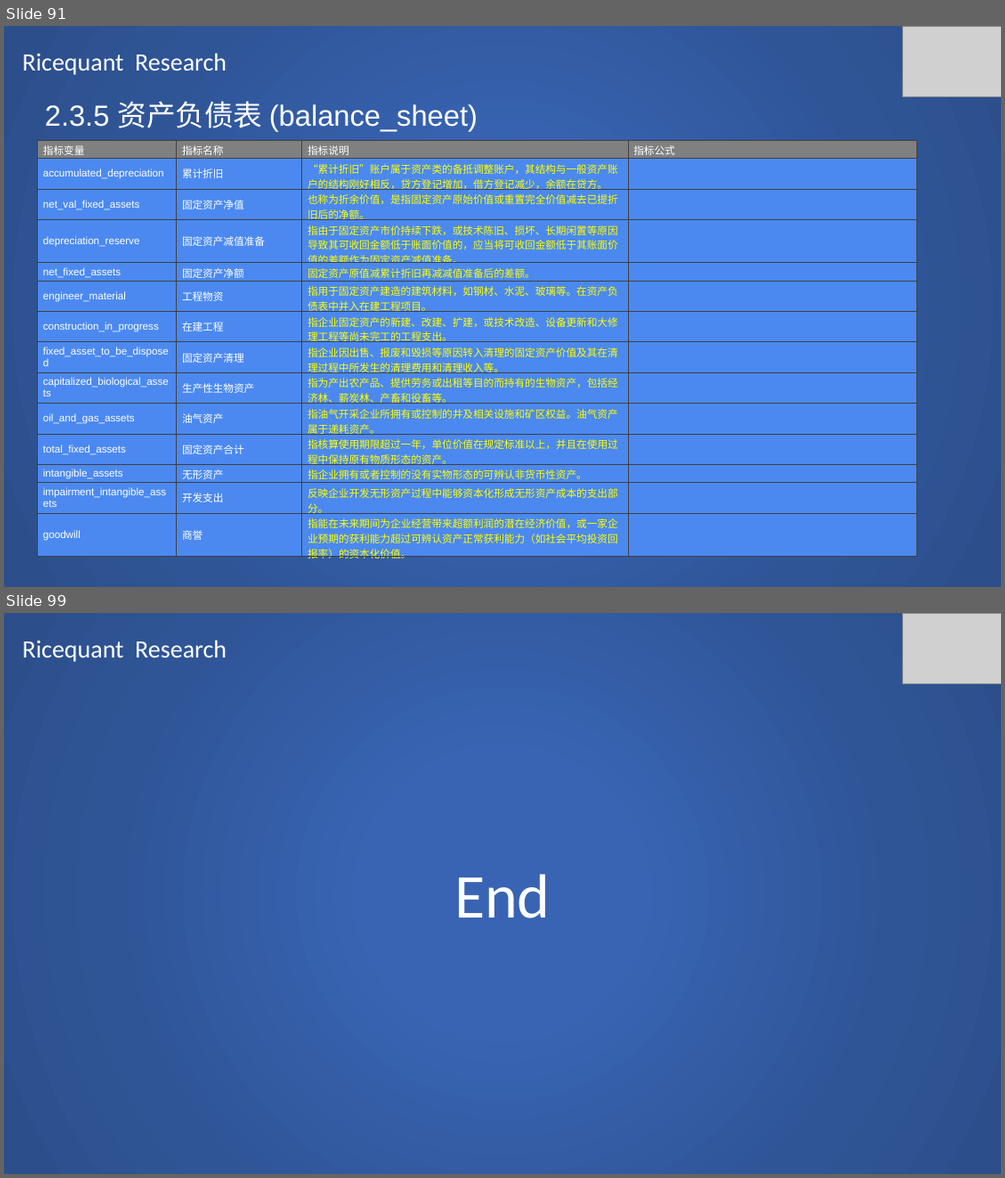
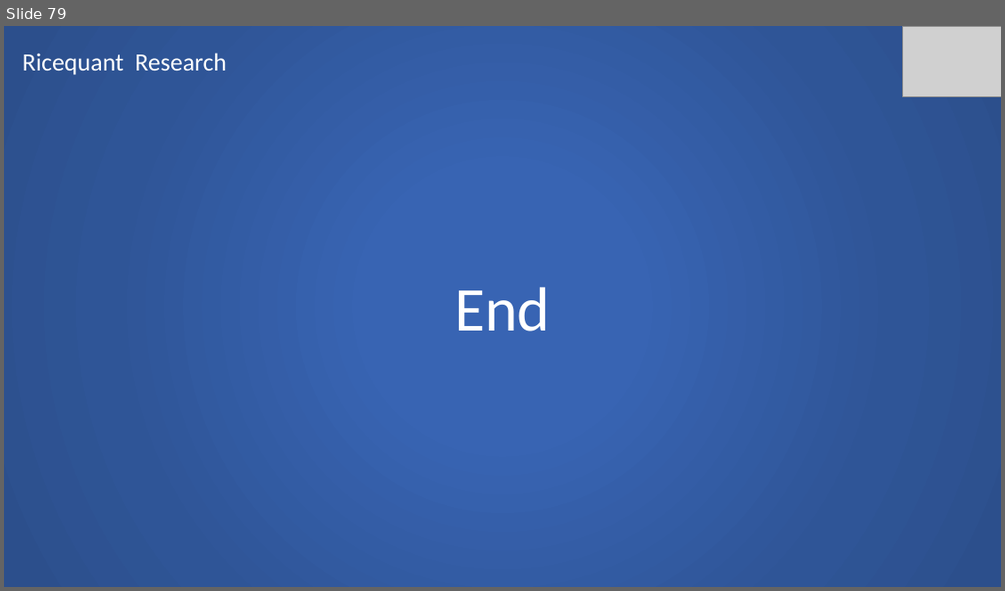
Before and after one commit to SCITLAS/Stellar, a slide deck: Stellar_0.1/documents/rice_quant_research.pptx. Shown one above the other, each under a label of ours: slides 91 and 99 before the commit, slide 79 after it; the slides between them are not shown. The pictures are 1005x1178 and 1005x591 pixels, drawn with LibreOffice and Linux fonts; fonts in the diff are those of the drawing; grey boxes stand for pictures. Boxes give left, top, right and bottom in pixels: in the first picture for what was removed or moved away, otherwise in the second. Text is boxed around its words. In the diff, an @@ line names an element or a change of style, - is before the commit and + after.

Commit message:
Ricequant research 60% done.

```diff
--- a/Stellar_0.1/documents/rice_quant_research.pptx
+++ b/Stellar_0.1/documents/rice_quant_research.pptx
@@ slide 91 removed at (x1=4, y1=26, x2=1001, y2=587), background #FFFFFF @@
@@ rectangle removed at (x1=4, y1=26, x2=1001, y2=587) @@
@@ picture removed at (x1=902, y1=26, x2=1001, y2=96) @@
@@ text removed at (x1=23, y1=53, x2=226, y2=75) @@
-Ricequant Research
@@ text removed at (x1=45, y1=101, x2=477, y2=131) @@
-2.3.5 资产负债表 (balance_sheet)
@@ table removed at (x1=38, y1=141, x2=918, y2=564), 14 rows, 4 columns @@
-指标变量 | 指标名称 | 指标说明 | 指标公式
-accumulated_depreciation | 累计折旧 | “累计折旧”账户属于资产类的备抵调整账户，其结构与一般资产账户的结构刚好相反，贷方登记增加，借方登记减少，余额在贷方。 | 
-net_val_fixed_assets | 固定资产净值 | 也称为折余价值，是指固定资产原始价值或重置完全价值减去已提折旧后的净额。 | 
-depreciation_reserve | 固定资产减值准备 | 指由于固定资产市价持续下跌，或技术陈旧、损坏、长期闲置等原因导致其可收回金额低于账面价值的，应当将可收回金额低于其账面价值的差额作为固定资产减值准备。 | 
-net_fixed_assets | 固定资产净额 | 固定资产原值减累计折旧再减减值准备后的差额。 | 
-engineer_material | 工程物资 | 指用于固定资产建造的建筑材料，如钢材、水泥、玻璃等。在资产负债表中并入在建工程项目。 | 
-construction_in_progress | 在建工程 | 指企业固定资产的新建、改建、扩建，或技术改造、设备更新和大修理工程等尚未完工的工程支出。 | 
-fixed_asset_to_be_disposed | 固定资产清理 | 指企业因出售、报废和毁损等原因转入清理的固定资产价值及其在清理过程中所发生的清理费用和清理收入等。 | 
-capitalized_biological_assets | 生产性生物资产 | 指为产出农产品、提供劳务或出租等目的而持有的生物资产，包括经济林、薪炭林、产畜和役畜等。 | 
-oil_and_gas_assets | 油气资产 | 指油气开采企业所拥有或控制的井及相关设施和矿区权益。油气资产属于递耗资产。 | 
-total_fixed_assets | 固定资产合计 | 指核算使用期限超过一年，单位价值在规定标准以上，并且在使用过程中保持原有物质形态的资产。 | 
-intangible_assets | 无形资产 | 指企业拥有或者控制的没有实物形态的可辨认非货币性资产。 | 
-impairment_intangible_assets | 开发支出 | 反映企业开发无形资产过程中能够资本化形成无形资产成本的支出部分。 | 
-goodwill | 商誉 | 指能在未来期间为企业经营带来超额利润的潜在经济价值，或一家企业预期的获利能力超过可辨认资产正常获利能力（如社会平均投资回报率）的资本化价值。 | 
@@ what was slide 99 is now slide 79 @@
```
Also in this commit, not shown: 3 slides changed, 4 slides added, 23 other slides removed.
